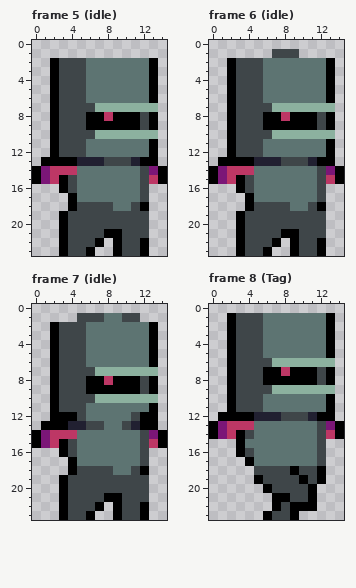
One commit to this pixel-art file: asset/actor/player.aseprite. Above: the version before the commit.
15x24 pixels, 14 frames. Shown: frame 5 (idle), frame 6 (idle), frame 7 (idle), frame 8 (Tag). The commit also changed other frames, which this record leaves out.
Now the later version:
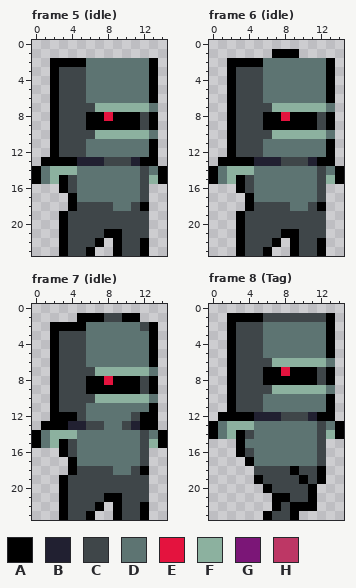
Palette (. is transparent): A #000000  B #212031  C #3f4649  D #5d7472  E #e4133e  F #8cb19f  G #7b1677  H #bd3765
Changes in this commit:
Frame 5 (idle):
y 2: x 3..5 CCC -> AAA
y 7: x 13 F -> D
y 8: x 8 H -> E
y 10: x 13 F -> D
y 14: x 1..4 GHHH -> DFFF; x 13 G -> D
y 15: x 1..2 GH -> DF; x 13 H -> F
Frame 6 (idle):
y 1: x 7..9 CCC -> AAA
y 2: x 3..5 CCC -> AAA
y 7: x 13 F -> D
y 8: x 8 H -> E
y 10: x 13 F -> D
y 14: x 1..4 GHHH -> DFFF; x 13 G -> D
y 15: x 1..2 GH -> DF; x 13 H -> F
Frame 7 (idle):
y 1: x 5..11 CCCDDCC -> AAACCAA
y 2: x 3..5 CCC -> AAA; x 12 D -> C
y 7: x 13 F -> D
y 8: x 8 H -> E
y 10: x 13 F -> D
y 14: x 1..4 GHHH -> DFFF; x 13 G -> D
y 15: x 1..2 GH -> DF; x 13 H -> F
Frame 8 (Tag):
y 1: x 3..12 CCCDDDDDDD -> AAACCCCCCC
y 6: x 13 F -> D
y 7: x 8 H -> E
y 9: x 13 F -> D
y 13: x 1..4 GHHH -> DFFF; x 13 G -> D
y 14: x 1..2 GH -> DF; x 13 H -> F
